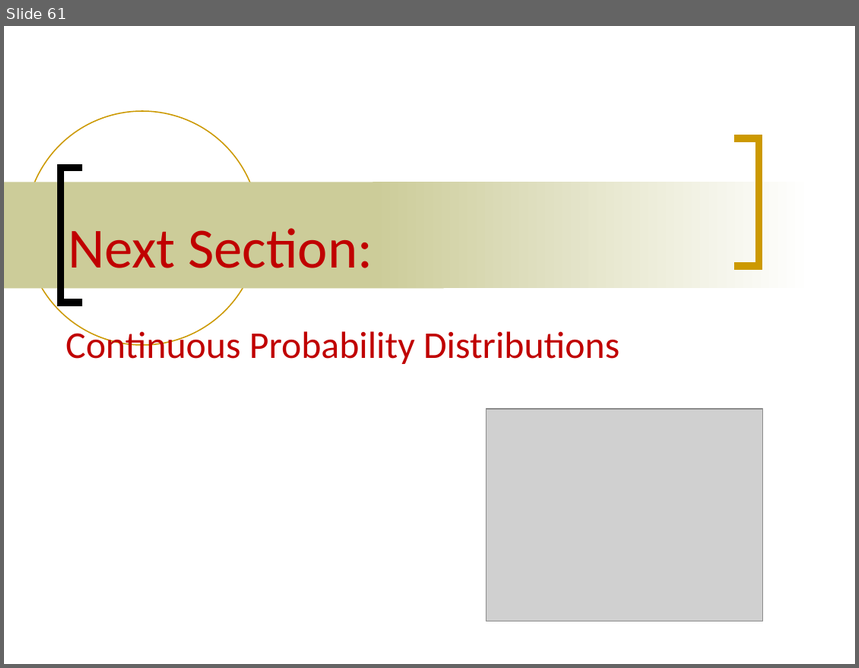
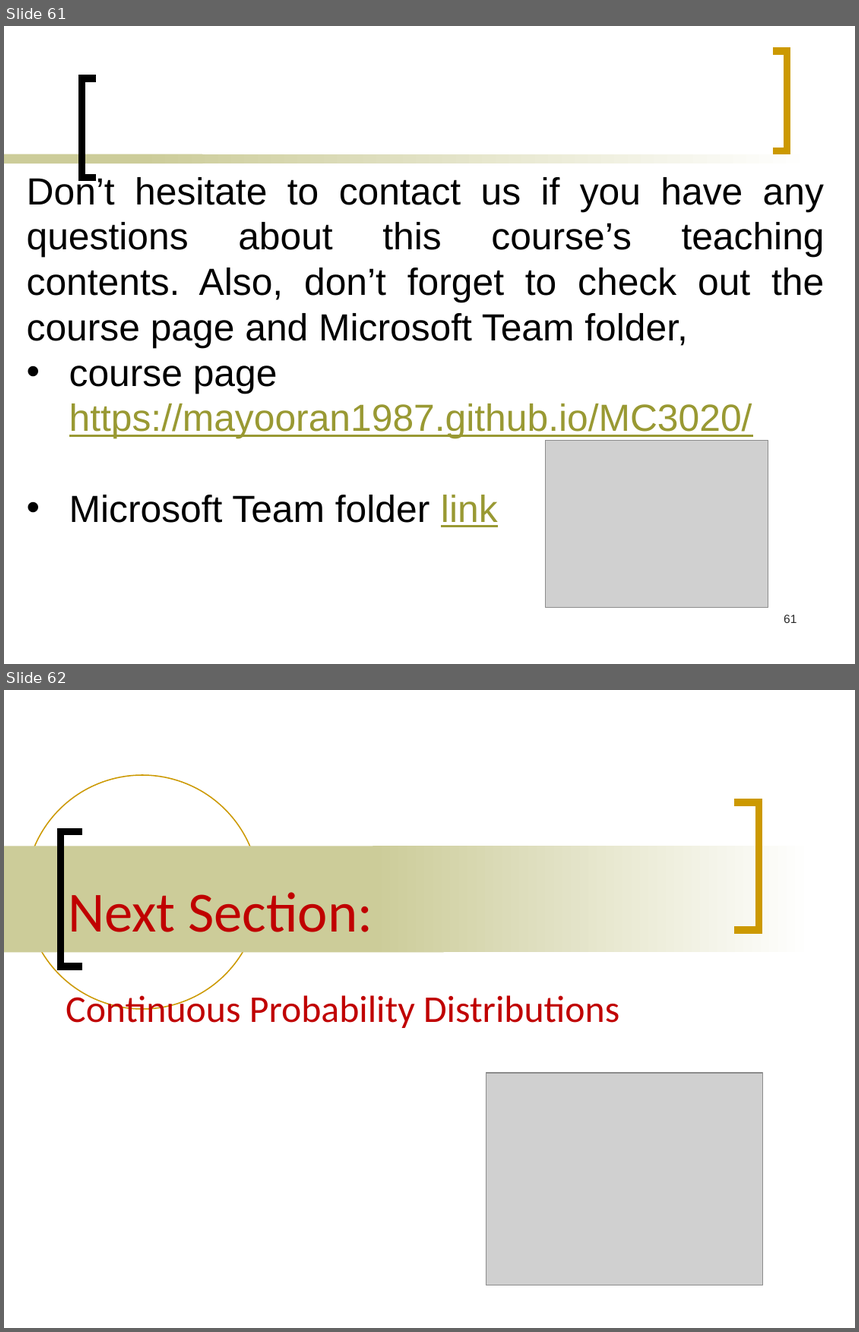
Before and after one commit to Mayooran1987/MC3020, a slide deck: Lec_2.pptx. Shown one above the other, each under a label of ours: slide 61 before the commit, slides 61 and 62 after it. The pictures are 859x668 and 859x1332 pixels, drawn with LibreOffice and Linux fonts; fonts in the diff are those of the drawing; grey boxes stand for pictures. Boxes give left, top, right and bottom in pixels: in the first picture for what was removed or moved away, otherwise in the second. Text is boxed around its words. In the diff, an @@ line names an element or a change of style, - is before the commit and + after.

```diff
--- a/Lec_2.pptx
+++ b/Lec_2.pptx
@@ slide 61 added at bbox=[4, 26, 855, 664], background #FFFFFF @@
@@ freeform shape added at bbox=[773, 52, 788, 151], outline #CC9900 6 pt @@
@@ freeform shape added at bbox=[82, 78, 97, 177], outline #000000 6 pt @@
@@ rectangle added at bbox=[4, 154, 202, 164], fill #CCCC99 @@
@@ rectangle added at bbox=[139, 154, 813, 164], fill gradient #CCCC99 to #FFFFFF @@
@@ text added at bbox=[27, 174, 825, 528], 32 pt, text #000000 @@
+Don’t hesitate to contact us if you have any questions about this course’s teaching contents. Also, don’t forget to check out the course page and Microsoft Team folder,
+• course page https://mayooran1987.github.io/MC3020/
+• Microsoft Team folder link
@@ picture added at bbox=[545, 440, 769, 607] @@
@@ page number added at bbox=[784, 615, 797, 623], 10 pt, text #292929 @@
+61
@@ what was slide 61 is now slide 62 @@
```
Also in this commit, not shown: 51 slides changed, 1 other slide added, 1 slide removed.
